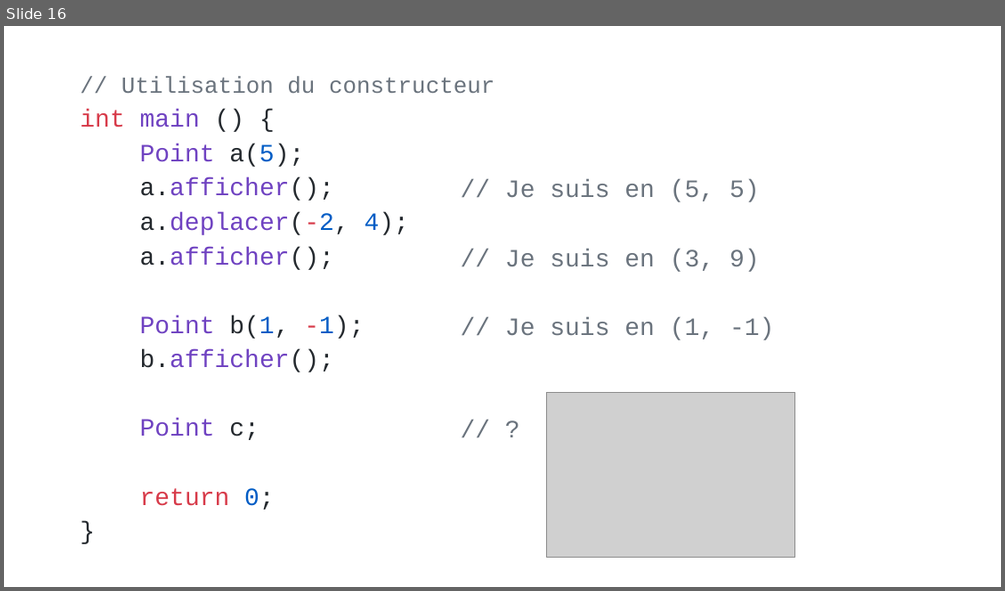
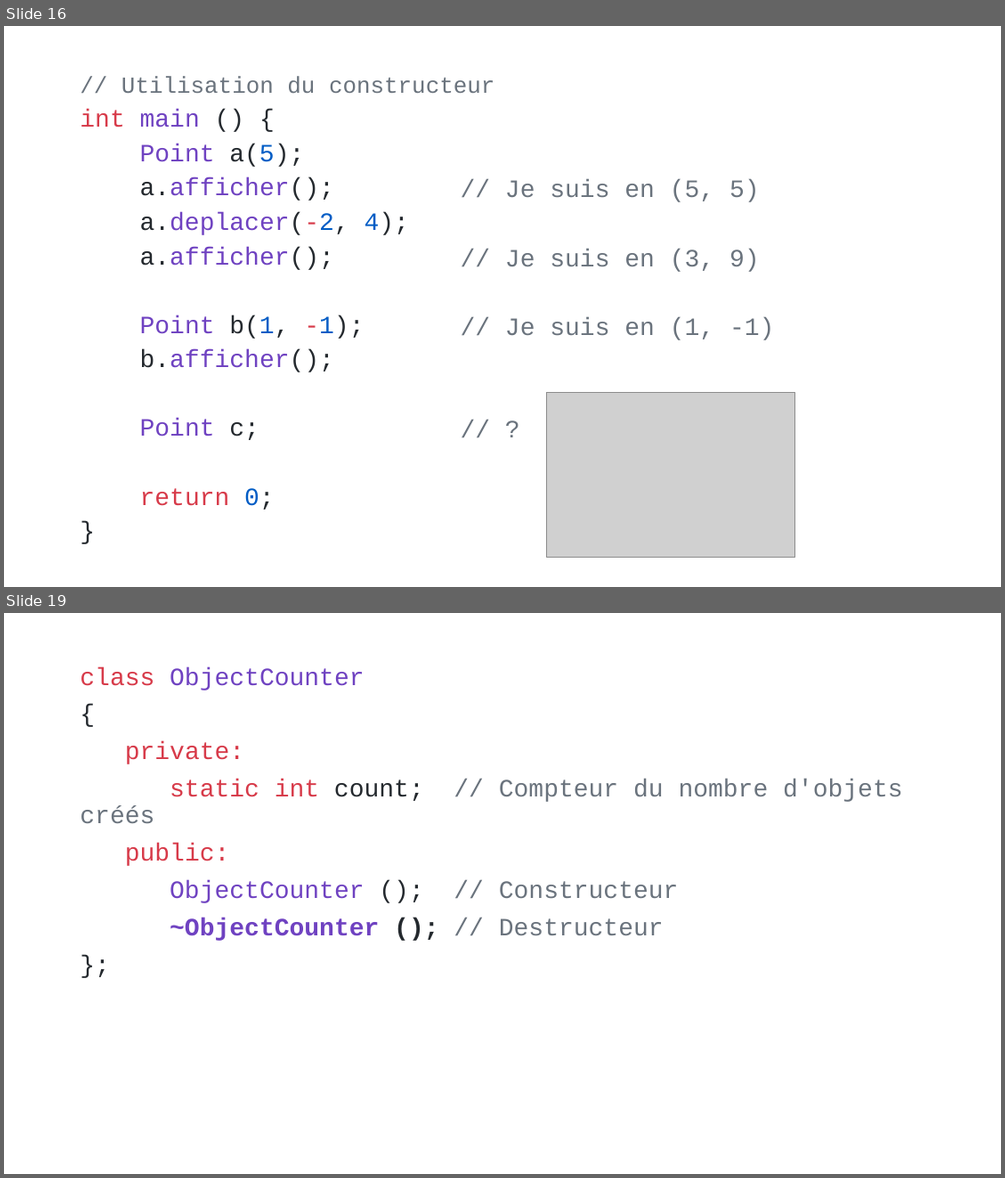
Before and after one commit to beerserker/BTS2, a slide deck: 02_CPP/01_POO/bts2_introduction-a-la-poo.pptx. Shown one above the other, each under a label of ours: slide 16 before the commit, slides 16 and 19 after it; the slides between them are not shown. The pictures are 1005x591 and 1005x1178 pixels, drawn with LibreOffice and Linux fonts; fonts in the diff are those of the drawing; grey boxes stand for pictures. Boxes give left, top, right and bottom in pixels: in the first picture for what was removed or moved away, otherwise in the second. Text is boxed around its words. In the diff, an @@ line names an element or a change of style, - is before the commit and + after.

```diff
--- a/02_CPP/01_POO/bts2_introduction-a-la-poo.pptx
+++ b/02_CPP/01_POO/bts2_introduction-a-la-poo.pptx
@@ slide 19 added at <box>4,613,1001,1174</box>, background #FFFFFF @@
@@ text added at <box>80,667,902,941</box>, 24 pt, text #6A737D @@
+class ObjectCounter
+{
+private:
+static int count; // Compteur du nombre d'objets créés
+public:
+ObjectCounter (); // Constructeur
+~ObjectCounter (); // Destructeur
+};
```
Also in this commit, not shown: 5 other slides added.
